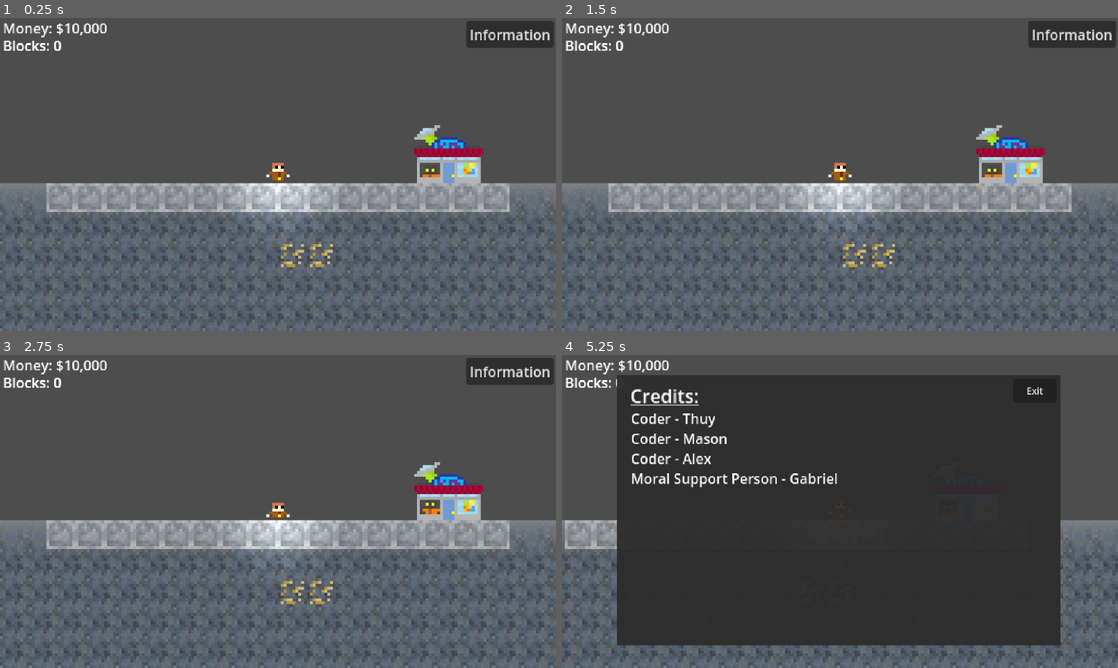
Above: before the commit, frames 1-4 (two rows, left to right).
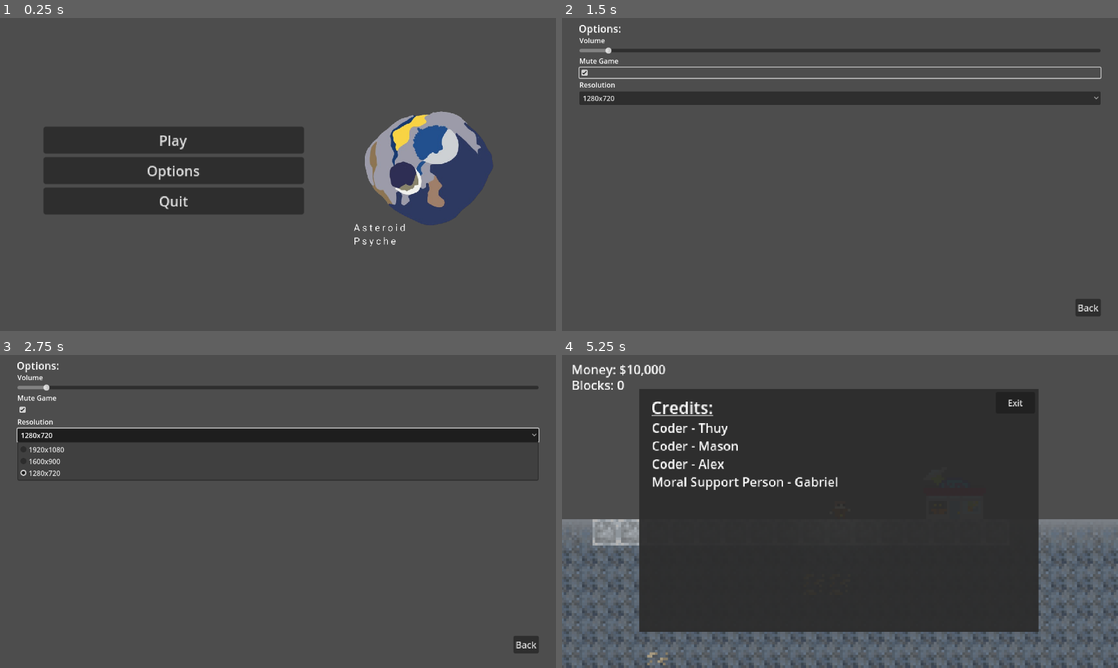
Above: after the commit, the same moments.

Repository: ThuyTran735/Asteroid-Psyche
Game: Godot game, scene res://Scenes/start_menu.tscn
Two runs of this game, one before a commit and one after it. Both use one fixed random seed, a clock stepped at 60 frames per second and the inputs below. Before the commit the project starts from res://Scenes/asteroid_psyche.tscn.
Inputs (mouse positions are in pixels of both pictures, inside the frame that each line leads up to):
- Up to frame 1 (0.25 s): no input
- Up to frame 2 (1.5 s): click (734, 171) at 0.5 s, where only the run after the commit has a clickable "Options"; click (840, 74) at 1.27 s
- Up to frame 3 (2.75 s): click (278, 436) at 2 s, where only the run after the commit has a clickable "1280x720"
- Up to frame 4 (5.25 s): click (1090, 646) at 2.75 s, where only the run after the commit has a clickable "Back"; click (734, 477) at 3.5 s, where only the run after the commit has a clickable "Play"; click "Information" at 4.25 s; tap Enter at 5 s; move the mouse to (823, 367) at 5.02 s; press the mouse at (823, 367) at 5.03 s; hold D (move_right) from 5.03 s (still down)

The runs differ from the first frame. In frame 1, 49% of the frame differs, in the area x 0-100%, y 1-100%; in frame 2, 44%; in frame 3, 45%; in frame 4, 20%.

Commit message:
added main menu with options
added main menu with options

Diff:
--- a/Godot/Scenes/asteroid_psyche.tscn
+++ b/Godot/Scenes/asteroid_psyche.tscn
@@ -516,39 +516,41 @@
 
 [node name="Money" type="RichTextLabel" parent="Billy/Control"]
 layout_mode = 0
-offset_left = 2.0
-offset_right = 602.0
-offset_bottom = 30.0
+offset_left = -6.0
+offset_top = -4.0
+offset_right = 594.0
+offset_bottom = 26.0
 scale = Vector2(0.3, 0.3)
 text = "Money: "
 script = ExtResource("6_y0pvf")
 
 [node name="BlockAmount" type="RichTextLabel" parent="Billy/Control"]
 layout_mode = 0
-offset_left = 2.0
-offset_top = 6.0
-offset_right = 602.0
-offset_bottom = 36.0
+offset_left = -6.0
+offset_top = 2.0
+offset_right = 594.0
+offset_bottom = 32.0
 scale = Vector2(0.3, 0.3)
 text = "Blocks: "
 script = ExtResource("4_icqfs")
 
 [node name="Time" type="RichTextLabel" parent="Billy/Control"]
+visible = false
 layout_mode = 0
-offset_left = 2.0
-offset_top = 6.0
-offset_right = 602.0
-offset_bottom = 36.0
+offset_left = -7.0
+offset_top = 14.0
+offset_right = 593.0
+offset_bottom = 44.0
 scale = Vector2(0.3, 0.3)
 text = "Blocks: "
 script = ExtResource("4_icqfs")
 
 [node name="Information" type="Button" parent="Billy/Control"]
 layout_mode = 0
-offset_left = 162.0
-offset_top = 1.0
-offset_right = 263.0
-offset_bottom = 32.0
+offset_left = 170.0
+offset_top = -3.0
+offset_right = 271.0
+offset_bottom = 28.0
 scale = Vector2(0.3, 0.3)
 text = "Information"
 
@@ -576,10 +578,9 @@
 
 [node name="IwonderWhatThisDoes" type="AudioStreamPlayer" parent="Billy"]
 stream = ExtResource("35_8kxrm")
-volume_db = -31.796
+volume_db = -32.0
 
 [node name="jump" type="AudioStreamPlayer" parent="Billy"]
-volume_db = -31.796
 
 [node name="block" type="AudioStreamPlayer" parent="."]
 
--- /dev/null
+++ b/Godot/Scenes/options_menu.tscn
@@ -0,0 +1,84 @@
+[gd_scene load_steps=3 format=3 uid="uid://bn76bkh7qa6pr"]
+
+[ext_resource type="Script" path="res://Scripts/Options Menu.gd" id="1_16a1f"]
+[ext_resource type="AudioStream" uid="uid://cm5o2qa6w045l" path="res://Assets/Audio/blocks/break/gravel1.ogg" id="2_h21n4"]
+
+[node name="Options Menu" type="Control"]
+layout_mode = 3
+anchors_preset = 15
+anchor_right = 1.0
+anchor_bottom = 1.0
+grow_horizontal = 2
+grow_vertical = 2
+script = ExtResource("1_16a1f")
+
+[node name="Options_Text" type="Label" parent="."]
+layout_mode = 2
+offset_left = 38.0
+offset_top = 7.0
+offset_right = 1238.0
+offset_bottom = 30.0
+scale = Vector2(1.5, 1.5)
+text = "Options:"
+
+[node name="MarginContainer" type="MarginContainer" parent="."]
+layout_mode = 1
+anchors_preset = 15
+anchor_right = 1.0
+anchor_bottom = 1.0
+offset_left = 40.0
+offset_top = 40.0
+offset_right = -40.0
+grow_horizontal = 2
+grow_vertical = 2
+
+[node name="VBoxContainer" type="VBoxContainer" parent="MarginContainer"]
+layout_mode = 2
+
+[node name="Volume_Text" type="Label" parent="MarginContainer/VBoxContainer"]
+layout_mode = 2
+text = "Volume"
+
+[node name="Volume" type="HSlider" parent="MarginContainer/VBoxContainer"]
+layout_mode = 2
+max_value = 20.0
+value = 1.0
+
+[node name="Mute_Text" type="Label" parent="MarginContainer/VBoxContainer"]
+layout_mode = 2
+text = "Mute Game"
+
+[node name="Mute" type="CheckBox" parent="MarginContainer/VBoxContainer"]
+layout_mode = 2
+
+[node name="Resolutions_Text" type="Label" parent="MarginContainer/VBoxContainer"]
+layout_mode = 2
+text = "Resolution"
+
+[node name="Resolutions" type="OptionButton" parent="MarginContainer/VBoxContainer"]
+layout_mode = 2
+item_count = 3
+selected = 2
+popup/item_0/text = "1920x1080"
+popup/item_0/id = 0
+popup/item_1/text = "1600x900"
+popup/item_1/id = 1
+popup/item_2/text = "1280x720"
+popup/item_2/id = 2
+
+[node name="AudioStreamPlayer2D" type="AudioStreamPlayer2D" parent="."]
+stream = ExtResource("2_h21n4")
+
+[node name="Back Button" type="Button" parent="."]
+layout_mode = 0
+offset_left = 1182.0
+offset_top = 646.0
+offset_right = 1227.0
+offset_bottom = 677.0
+scale = Vector2(1.3, 1.3)
+text = "Back"
+
+[connection signal="value_changed" from="MarginContainer/VBoxContainer/Volume" to="." method="_on_volume_value_changed"]
+[connection signal="toggled" from="MarginContainer/VBoxContainer/Mute" to="." method="_on_mute_toggled"]
+[connection signal="item_selected" from="MarginContainer/VBoxContainer/Resolutions" to="." method="_on_resolutions_item_selected"]
+[connection signal="pressed" from="Back Button" to="." method="_on_back_button_pressed"]
--- /dev/null
+++ b/Godot/Scenes/start_menu.tscn
@@ -0,0 +1,56 @@
+[gd_scene load_steps=4 format=3 uid="uid://bijqe4cjiww2v"]
+
+[ext_resource type="Script" path="res://Scripts/Start Menu.gd" id="1_n3pxo"]
+[ext_resource type="Texture2D" uid="uid://dnrbmvwpn3pau" path="res://Assets/logo.png" id="2_jgqeg"]
+
+[sub_resource type="SpriteFrames" id="SpriteFrames_ixefo"]
+animations = [{
+"frames": [{
+"duration": 1.0,
+"texture": ExtResource("2_jgqeg")
+}],
+"loop": true,
+"name": &"default",
+"speed": 5.0
+}]
+
+[node name="Start Menu" type="Control"]
+layout_mode = 3
+anchors_preset = 15
+anchor_right = 1.0
+anchor_bottom = 1.0
+grow_horizontal = 2
+grow_vertical = 2
+script = ExtResource("1_n3pxo")
+
+[node name="MarginContainer" type="MarginContainer" parent="."]
+layout_mode = 0
+offset_left = 100.0
+offset_top = 250.0
+offset_right = 400.0
+offset_bottom = 351.0
+scale = Vector2(2, 2)
+
+[node name="VBoxContainer" type="VBoxContainer" parent="MarginContainer"]
+layout_mode = 2
+
+[node name="Play Game" type="Button" parent="MarginContainer/VBoxContainer"]
+layout_mode = 2
+text = "Play"
+
+[node name="Options Game" type="Button" parent="MarginContainer/VBoxContainer"]
+layout_mode = 2
+text = "Options"
+
+[node name="Quit Game" type="Button" parent="MarginContainer/VBoxContainer"]
+layout_mode = 2
+text = "Quit"
+
+[node name="AnimatedSprite2D" type="AnimatedSprite2D" parent="."]
+position = Vector2(991, 348)
+scale = Vector2(0.75, 0.75)
+sprite_frames = SubResource("SpriteFrames_ixefo")
+
+[connection signal="pressed" from="MarginContainer/VBoxContainer/Play Game" to="." method="_on_play_game_pressed"]
+[connection signal="pressed" from="MarginContainer/VBoxContainer/Options Game" to="." method="_on_options_game_pressed"]
+[connection signal="pressed" from="MarginContainer/VBoxContainer/Quit Game" to="." method="_on_quit_game_pressed"]
--- /dev/null
+++ b/Godot/Scripts/Options Menu.gd
@@ -0,0 +1,21 @@
+extends Control
+
+func _on_volume_value_changed(value):
+	Global.volume = value
+	AudioServer.set_bus_volume_db(0, value)
+	$AudioStreamPlayer2D.play()
+
+func _on_mute_toggled(toggled_on):
+	AudioServer.set_bus_mute(0, toggled_on)
+
+func _on_resolutions_item_selected(index):
+	match index:
+		0:
+			DisplayServer.window_set_size(Vector2i(1920, 1080))
+		1:
+			DisplayServer.window_set_size(Vector2i(1600, 900))
+		2:
+			DisplayServer.window_set_size(Vector2i(1280, 720))
+
+func _on_back_button_pressed():
+	get_tree().change_scene_to_file("res://Scenes/start_menu.tscn")
--- /dev/null
+++ b/Godot/Scripts/Start Menu.gd
@@ -0,0 +1,12 @@
+extends Control
+
+func _on_play_game_pressed():
+	get_tree().change_scene_to_file("res://Scenes/asteroid_psyche.tscn")
+
+
+func _on_options_game_pressed():
+	get_tree().change_scene_to_file("res://Scenes/options_menu.tscn")
+
+
+func _on_quit_game_pressed():
+	get_tree().quit()
--- a/Godot/Scripts/asteroid_psyche.gd
+++ b/Godot/Scripts/asteroid_psyche.gd
@@ -28,6 +28,7 @@
 
 	# Set the audio stream and play it
 	audio_player.stream = audio_streams[blockSound]
+	audio_player.volume_db = Global.volume - 15
 	audio_player.play()
 
 func place():
@@ -49,4 +50,5 @@
 
 	# Set the audio stream and play it
 	audio_player.stream = audio_streams[blockSound]
+	audio_player.volume_db = Global.volume - 15
 	audio_player.play()
--- a/Godot/Scripts/billy.gd
+++ b/Godot/Scripts/billy.gd
@@ -91,6 +91,7 @@
 		var audio_player = $jump
 		var audio_stream1 = load("res://Assets/Audio/jump.mp3")
 		audio_player.stream = audio_stream1
+		audio_player.volume_db = Global.volume - 30
 		audio_player.play()
 		velocity.y = JUMP_VELOCITY
 
@@ -162,6 +163,7 @@
 
 	move_and_slide()
 	if $IwonderWhatThisDoes.playing == false:
+		$IwonderWhatThisDoes.volume_db = Global.volume - 40
 		$IwonderWhatThisDoes.play()
 
 func _on_laser_timer_timeout():
--- a/Godot/Scripts/global.gd
+++ b/Godot/Scripts/global.gd
@@ -23,7 +23,7 @@
 var tungsten_ore_amount = 0
 var uranium_ore_amount = 0
 
-
+var volume = 0
 
 var item_main = 0 # Tool type
 var damage = 1 # Tool damage
--- a/Godot/Scripts/shop.gd
+++ b/Godot/Scripts/shop.gd
@@ -36,6 +36,7 @@
 		var audio_stream1 = load("res://Assets/Audio/shop/bd.ogg")
 		$shopmenu.visible = true
 		audio_player.stream = audio_stream1
+		audio_player.volume_db = Global.volume - 20
 		audio_player.play()
 
 func _on_area_2d_body_exited(body):
@@ -43,4 +44,5 @@
 	var audio_stream1 = load("res://Assets/Audio/shop/bd.ogg")
 	$shopmenu.visible = false
 	audio_player.stream = audio_stream1
+	audio_player.volume_db = Global.volume - 20
 	audio_player.play()
--- /dev/null
+++ b/Godot/default_bus_layout.tres
@@ -0,0 +1,4 @@
+[gd_resource type="AudioBusLayout" format=3 uid="uid://cbtt111xd81uj"]
+
+[resource]
+bus/0/volume_db = 0.0694828
--- a/Godot/project.godot
+++ b/Godot/project.godot
@@ -11,7 +11,7 @@
 [application]
 
 config/name="Asteroid Psyche"
-run/main_scene="res://Scenes/asteroid_psyche.tscn"
+run/main_scene="res://Scenes/start_menu.tscn"
 config/features=PackedStringArray("4.2", "GL Compatibility")
 config/icon="res://icon.svg"
 
@@ -21,8 +21,9 @@
 
 [display]
 
+window/size/viewport_width=1280
+window/size/viewport_height=720
 window/stretch/mode="viewport"
-window/stretch/aspect="expand"
 
 [input]
 
Binary file added: Godot/Assets/logo.png
Not shown, added: Godot/Assets/logo.png.import
